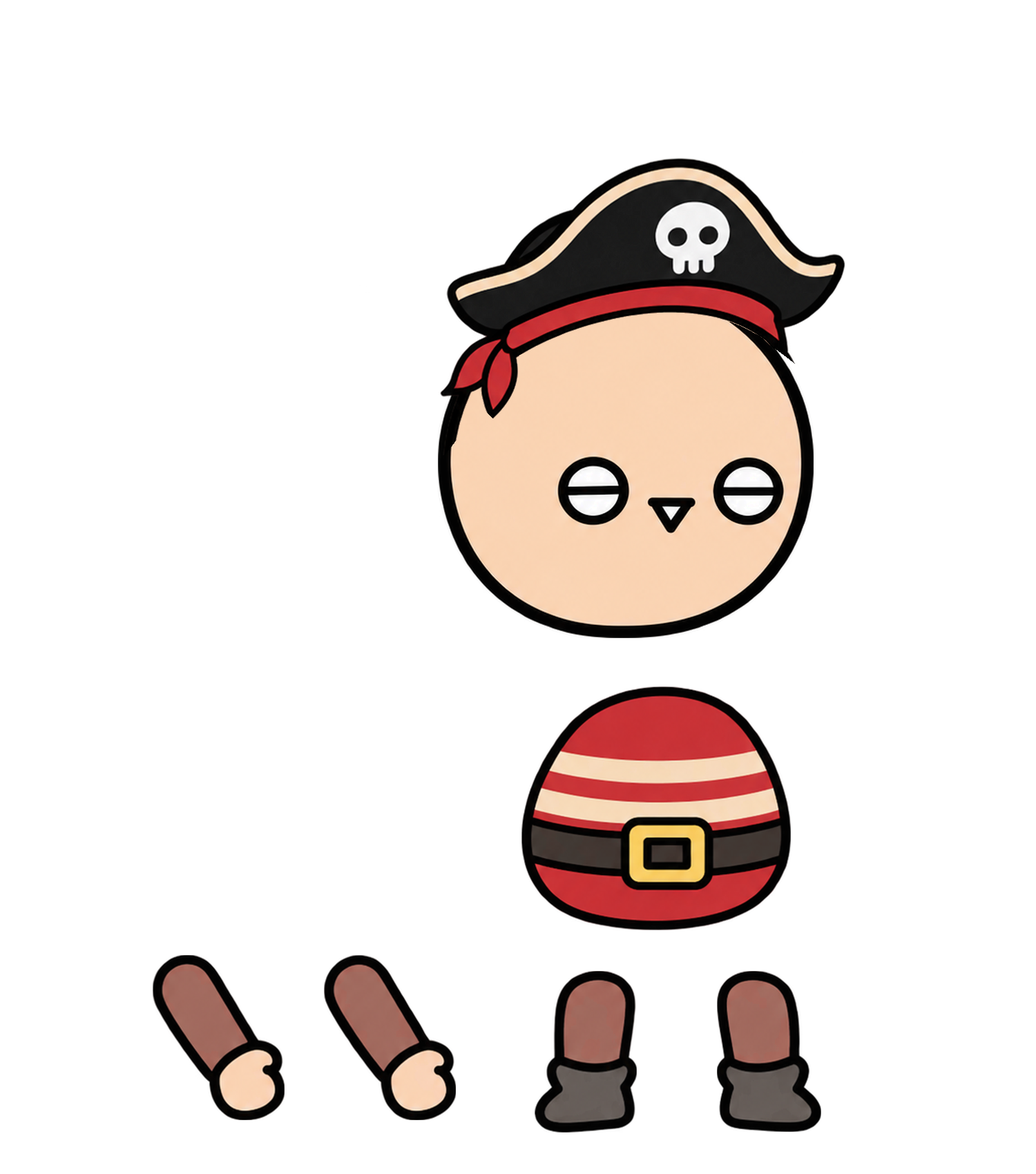
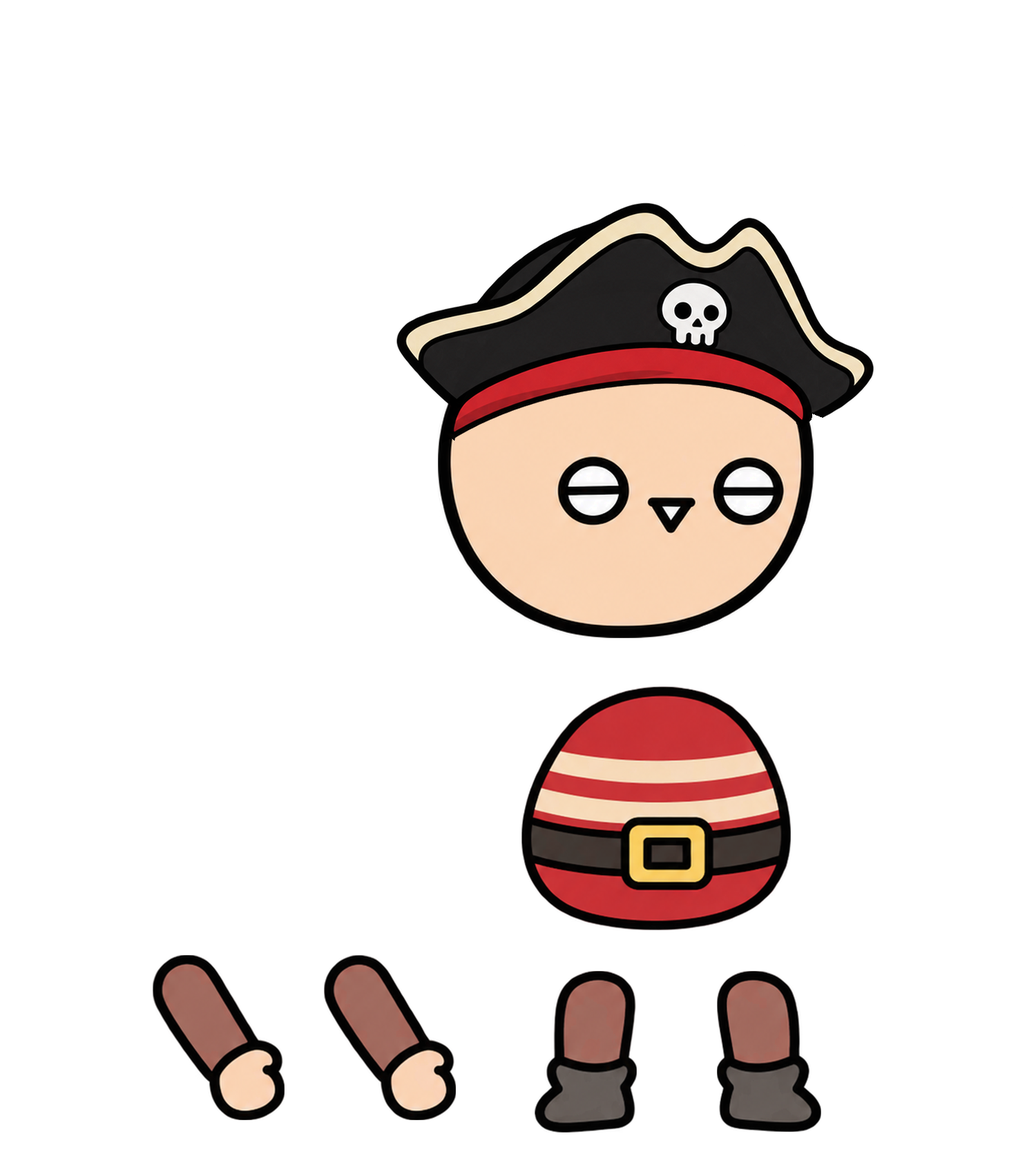
Comparing the layer stacks of the two (1036, 1174) images. Changes:
painted on "머리" over bbox(396, 157, 876, 455)
